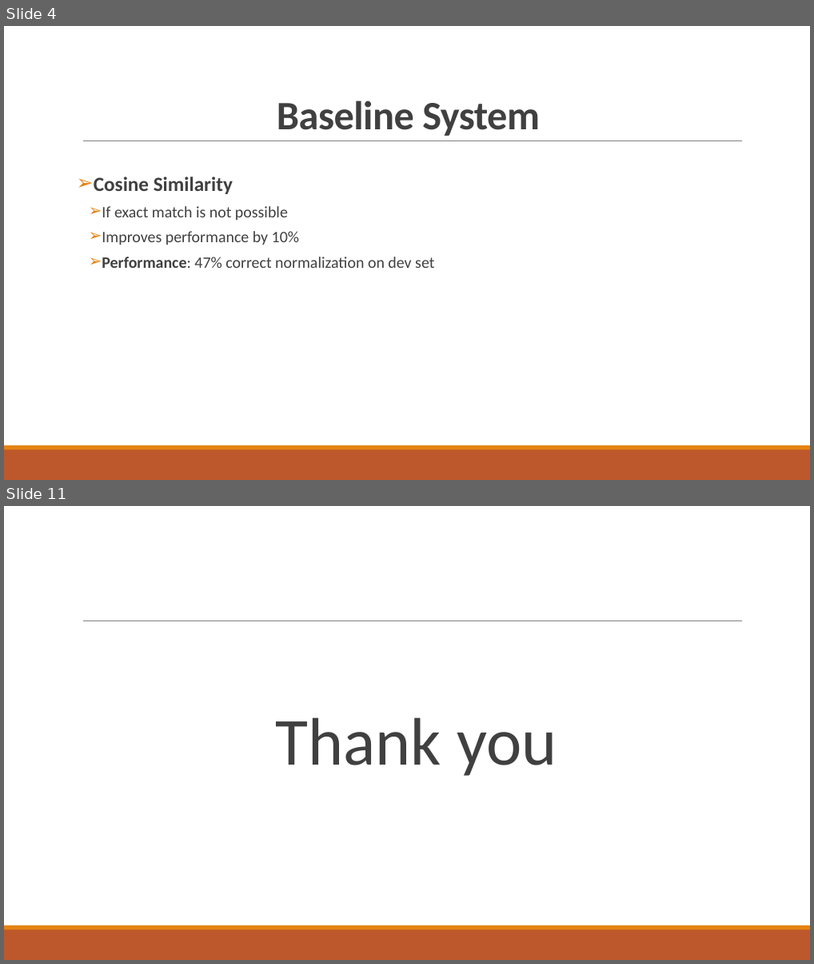
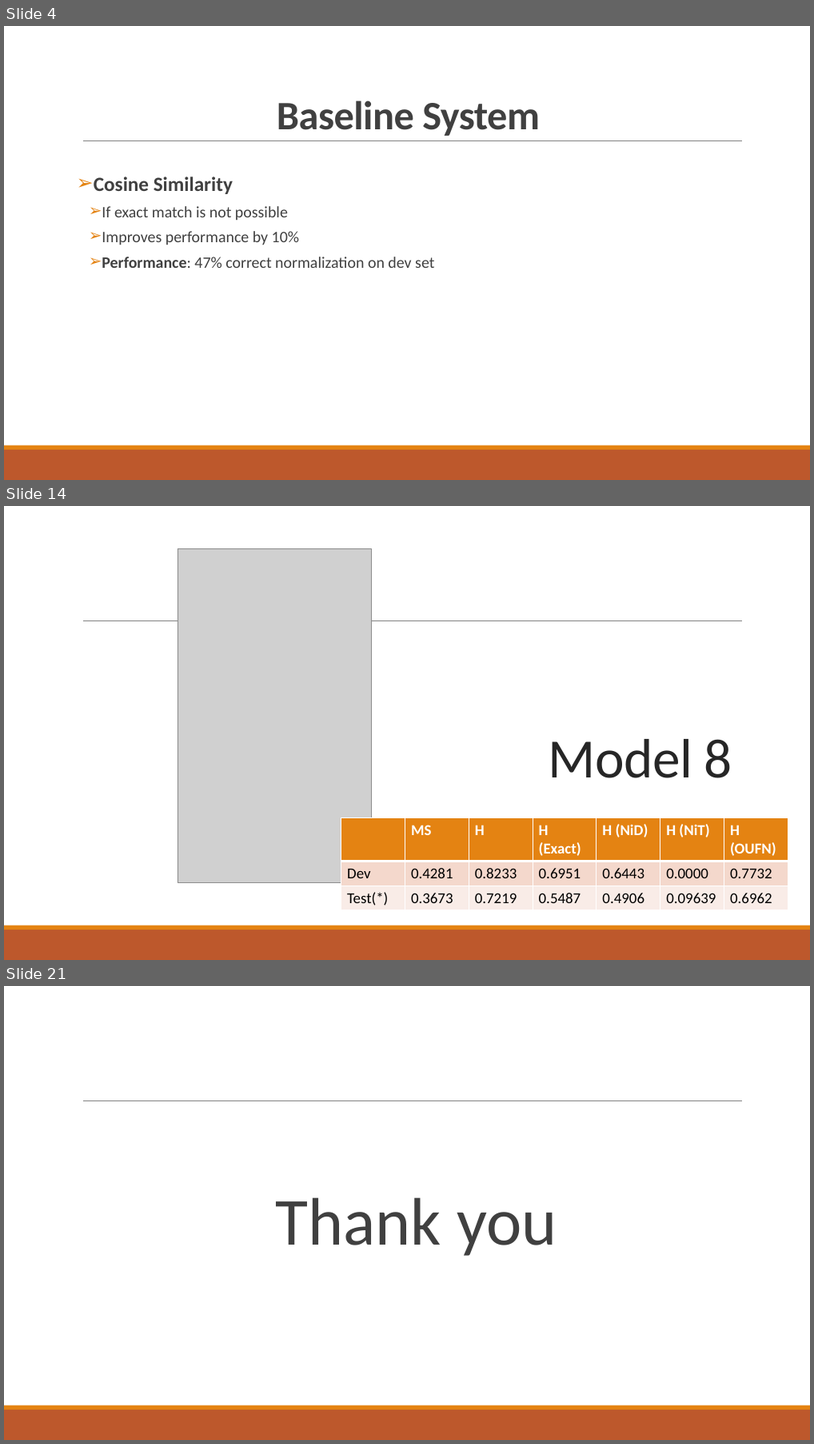
Before and after one commit to abdullahyldz/Cmpe493TermProject, a slide deck: Presentation/Final Presentation/Final Presentation.pptx. Shown one above the other, each under a label of ours: slides 4 and 11 before the commit, slides 4, 14 and 21 after it; the slides between them are not shown. The pictures are 814x964 and 814x1444 pixels, drawn with LibreOffice and Linux fonts; fonts in the diff are those of the drawing; grey boxes stand for pictures. Boxes give left, top, right and bottom in pixels: in the first picture for what was removed or moved away, otherwise in the second. Text is boxed around its words. In the diff, an @@ line names an element or a change of style, - is before the commit and + after.

```diff
--- a/Presentation/Final Presentation/Final Presentation.pptx
+++ b/Presentation/Final Presentation/Final Presentation.pptx
@@ slide 14 added at [4,506,810,960], background #FFFFFF; not listed: 3 template elements that a slide beside it also shows @@
@@ picture added at [178,548,372,883] @@
@@ title added at [549,739,733,778], 66 pt, text #262626 @@
+Model 8
@@ table added at [342,818,790,909], 3 rows, 7 columns @@
+ | MS | H | H (Exact) | H (NiD) | H (NiT) | H (OUFN)
+Dev | 0.4281 | 0.8233 | 0.6951 | 0.6443 | 0.0000 | 0.7732
+Test(*) | 0.3673 | 0.7219 | 0.5487 | 0.4906 | 0.09639 | 0.6962
@@ what was slide 11 is now slide 21 @@
```
Also in this commit, not shown: 4 slides changed, 13 other slides added, 4 slides removed.
